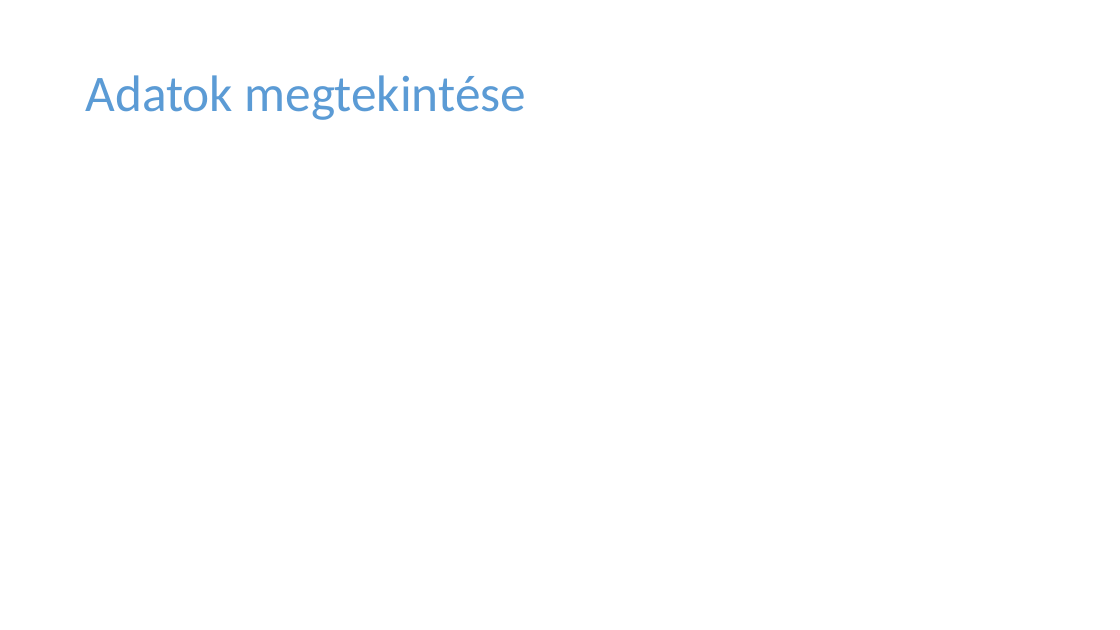
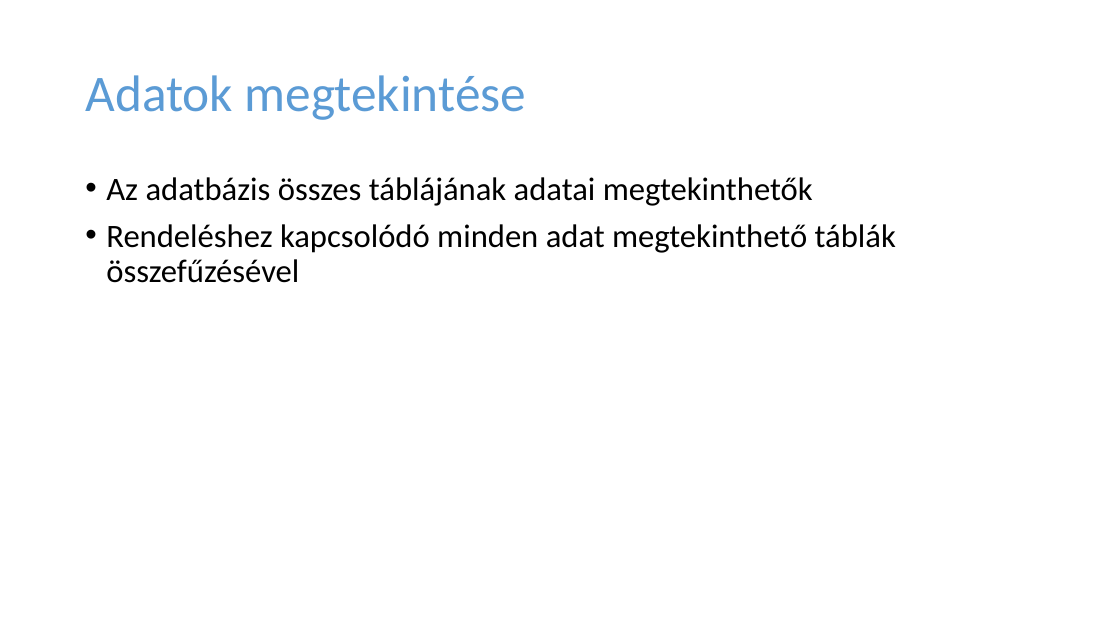
Before and after one commit to fedorbenjamin02/Vizsgaremek2024, a slide deck: slide 21 of Mellékletek/Prezentáció/Frissfutár_prezentáció.pptx (slide 23 before the commit). Drawn at 1120x630 pixels with LibreOffice and Linux fonts; fonts in the diff are those of the drawing. Boxes give left, top, right and bottom in pixels: in the first picture for what was removed or moved away, otherwise in the second. Text is boxed around its words. In the diff, an @@ line names an element or a change of style, - is before the commit and + after.

```diff
--- a/Mellékletek/Prezentáció/Frissfutár_prezentáció.pptx
+++ b/Mellékletek/Prezentáció/Frissfutár_prezentáció.pptx
@@ text added at [106, 177, 896, 283], 28 pt, text #000000 @@
+• Az adatbázis összes táblájának adatai megtekinthetők
+• Rendeléshez kapcsolódó minden adat megtekinthető táblák összefűzésével
```
Also in this commit, not shown: 12 other slides changed, 9 slides added, 11 slides removed.
